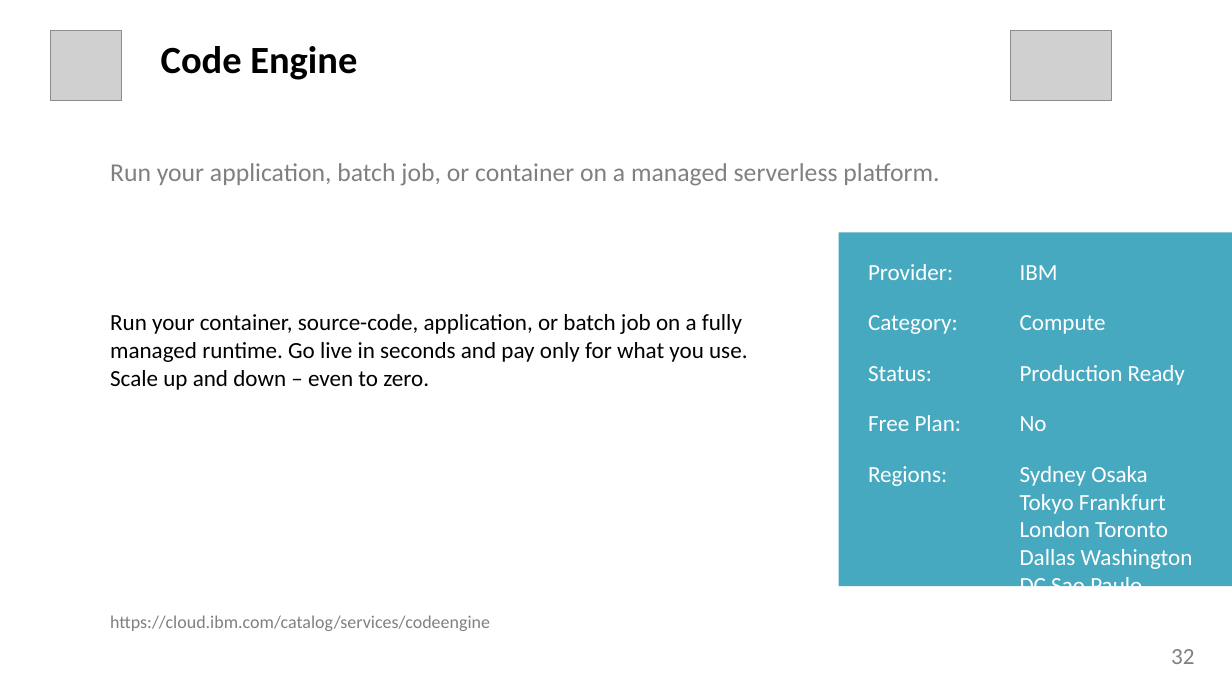
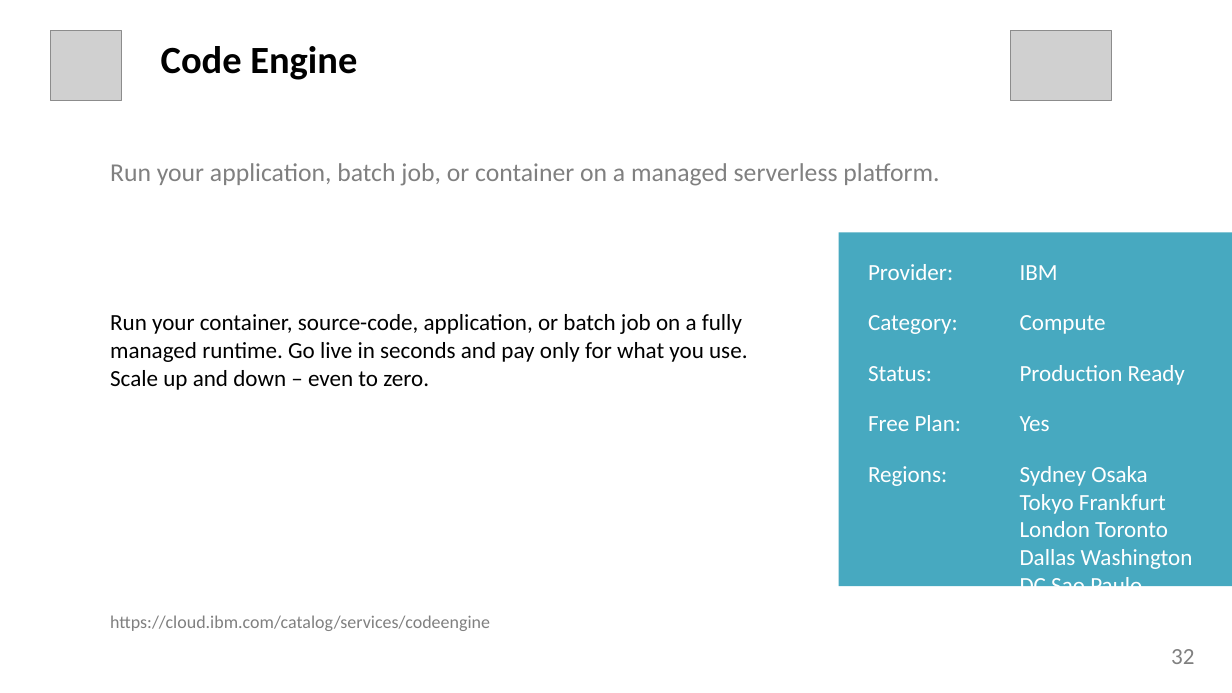
Before and after one commit to l2fprod/mycatalog, a slide deck: slide 32 of docs/generated/mycatalog.pptx. Drawn at 1232x693 pixels with LibreOffice and Linux fonts; fonts in the diff are those of the drawing; grey boxes stand for pictures. Boxes give left, top, right and bottom in pixels: in the first picture for what was removed or moved away, otherwise in the second. Text is boxed around its words. In the diff, an @@ line names an element or a change of style, - is before the commit and + after.

```diff
--- a/docs/generated/mycatalog.pptx
+++ b/docs/generated/mycatalog.pptx
@@ text at (1020,416,1050,431): text changed @@
-No
+Yes
```
Also in this commit, not shown: 1 other slide changed, 7 other files.
